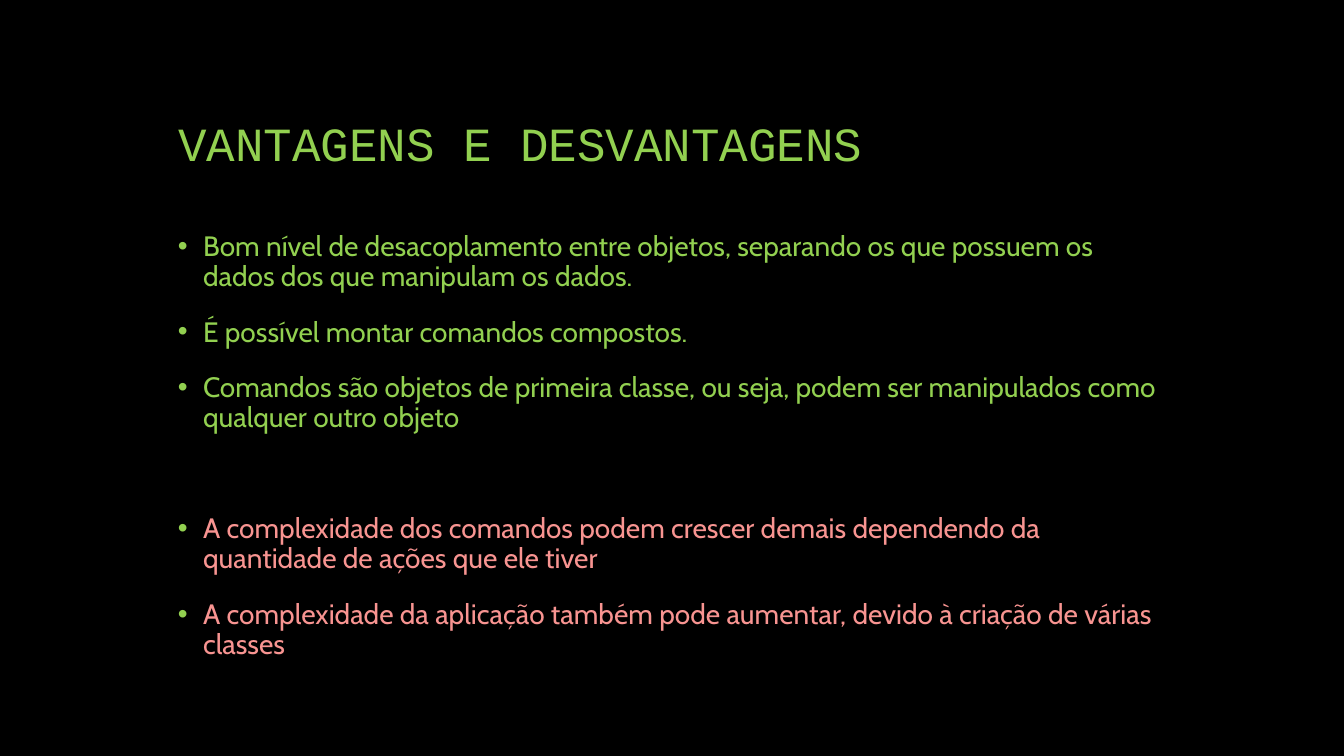
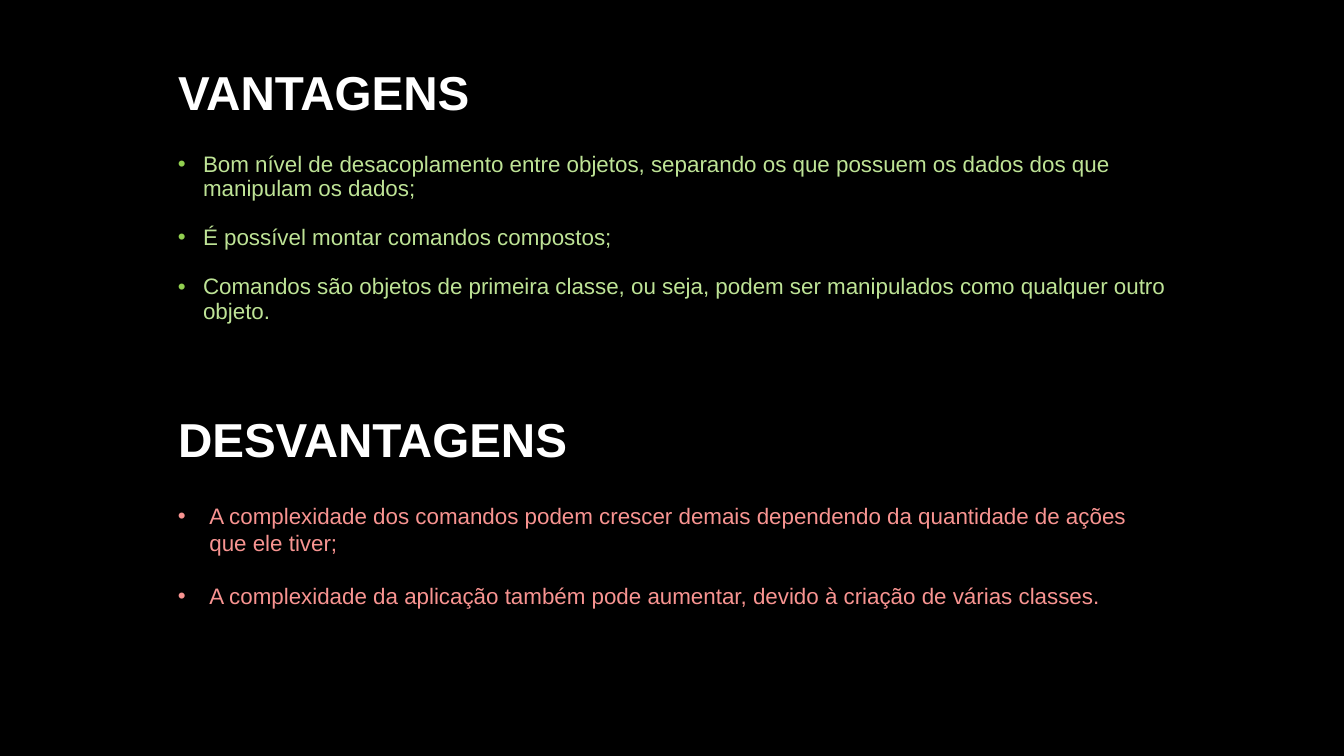
Before and after one commit to gabsoares/5by5-ApresentacaoDPCommand, a slide deck: slide 3 of DesignPatternCommand/Slide/ApresentacaoCommand.pptx. Drawn at 1344x756 pixels with LibreOffice and Linux fonts; fonts in the diff are those of the drawing. Boxes give left, top, right and bottom in pixels: in the first picture for what was removed or moved away, otherwise in the second. Text is boxed around its words. In the diff, an @@ line names an element or a change of style, - is before the commit and + after.

```diff
--- a/DesignPatternCommand/Slide/ApresentacaoCommand.pptx
+++ b/DesignPatternCommand/Slide/ApresentacaoCommand.pptx
@@ title at (178, 76, 469, 111): text changed; font Courier New to Arial; text colour #92D050 to #FFFFFF; bold on @@
-VANTAGENS E DESVANTAGENS
+VANTAGENS
@@ text at (203, 155, 1165, 324): text changed; size 20 to 16 pt; font Cabin to Arial; text colour #92D050 to #BEE396 @@
-• Bom nível de desacoplamento entre objetos, separando os que possuem os dados dos que manipulam os dados.
-• É possível montar comandos compostos.
-• Comandos são objetos de primeira classe, ou seja, podem ser manipulados como qualquer outro objeto
-• A complexidade dos comandos podem crescer demais dependendo da quantidade de ações que ele tiver
-• A complexidade da aplicação também pode aumentar, devido à criação de várias classes
+• Bom nível de desacoplamento entre objetos, separando os que possuem os dados dos que manipulam os dados;
+• É possível montar comandos compostos;
+• Comandos são objetos de primeira classe, ou seja, podem ser manipulados como qualquer outro objeto.
@@ text added at (178, 423, 567, 458), 34 pt, text #FFFFFF, bold @@
+DESVANTAGENS
@@ text added at (209, 507, 1126, 609), 16 pt, text #F89491 @@
+• A complexidade dos comandos podem crescer demais dependendo da quantidade de ações que ele tiver;
+• A complexidade da aplicação também pode aumentar, devido à criação de várias classes.
```
Also in this commit, not shown: 7 other slides changed.
